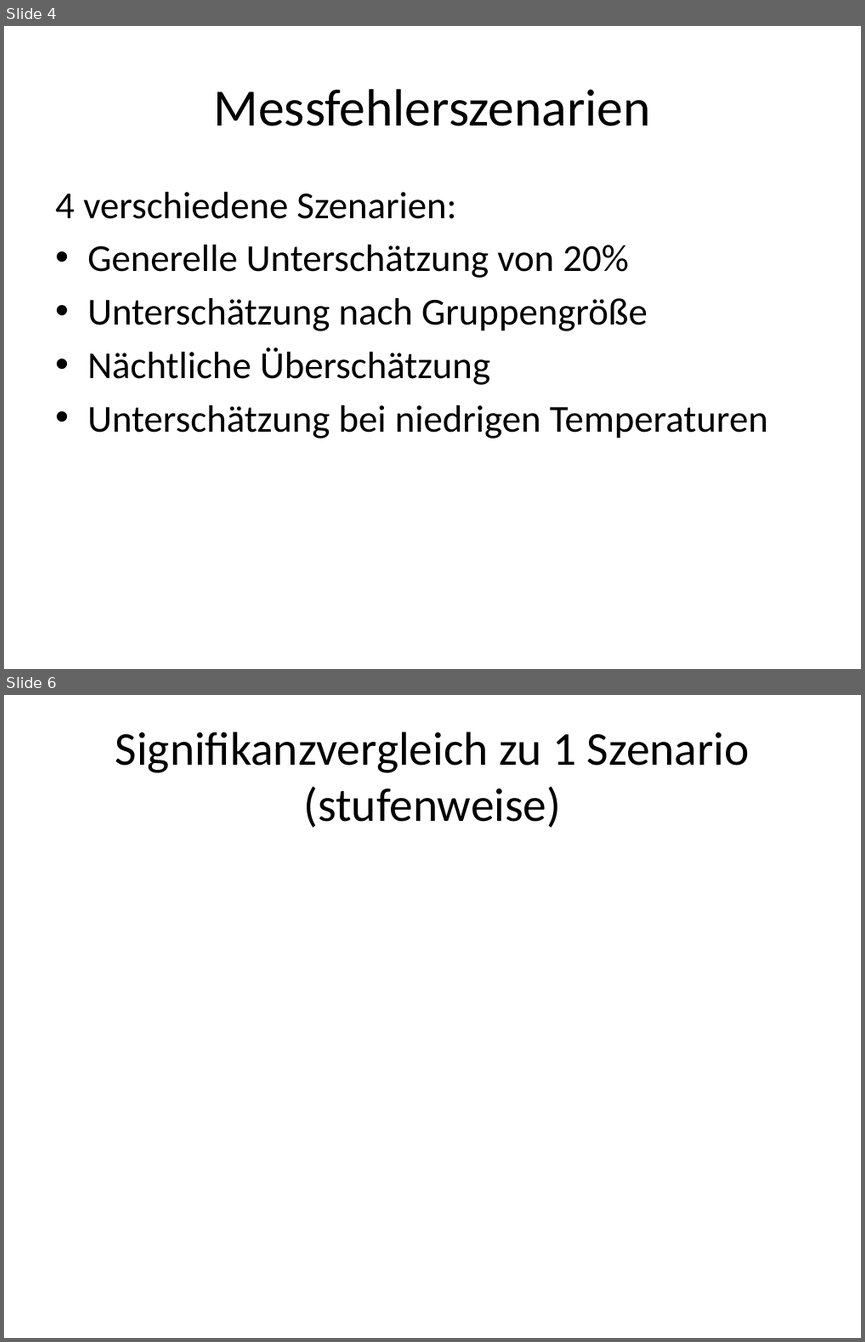
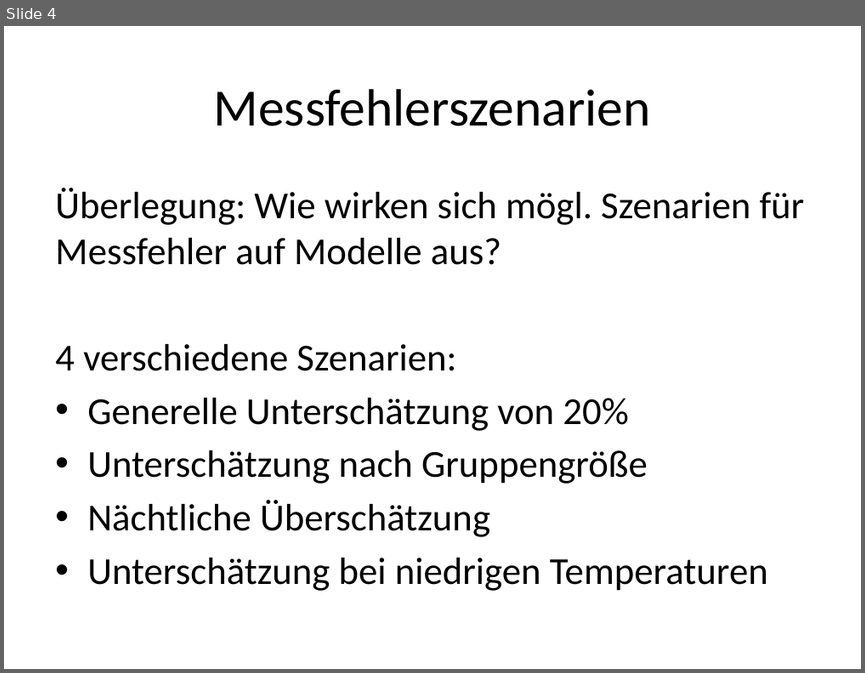
Before and after one commit to leavanh/LVS, a slide deck: Organisatorisches/messfehlerfolien.pptx. Shown one above the other, each under a label of ours: slides 4 and 6 before the commit, slide 4 after it; the slides between them are not shown. The pictures are 865x1342 and 865x673 pixels, drawn with LibreOffice and Linux fonts; fonts in the diff are those of the drawing. Boxes give left, top, right and bottom in pixels: in the first picture for what was removed or moved away, otherwise in the second. Text is boxed around its words. In the diff, an @@ line names an element or a change of style, - is before the commit and + after.

Commit message:
Szenarienplots und Folien aktualisiert

```diff
--- a/Organisatorisches/messfehlerfolien.pptx
+++ b/Organisatorisches/messfehlerfolien.pptx
@@ slide 6 removed at [4,695,861,1338], background #FFFFFF @@
@@ title removed at [115,732,749,828] @@
-Signifikanzvergleich zu 1 Szenario
-(stufenweise)
@@ slide 4 changed as well @@
@@ text at [55,188,805,265]: paragraph added @@
+Überlegung: Wie wirken sich mögl. Szenarien für Messfehler auf Modelle aus?
```
Also in this commit, not shown: 3 other slides changed, 3 slides added, 1 other slide removed, 2 other files.
